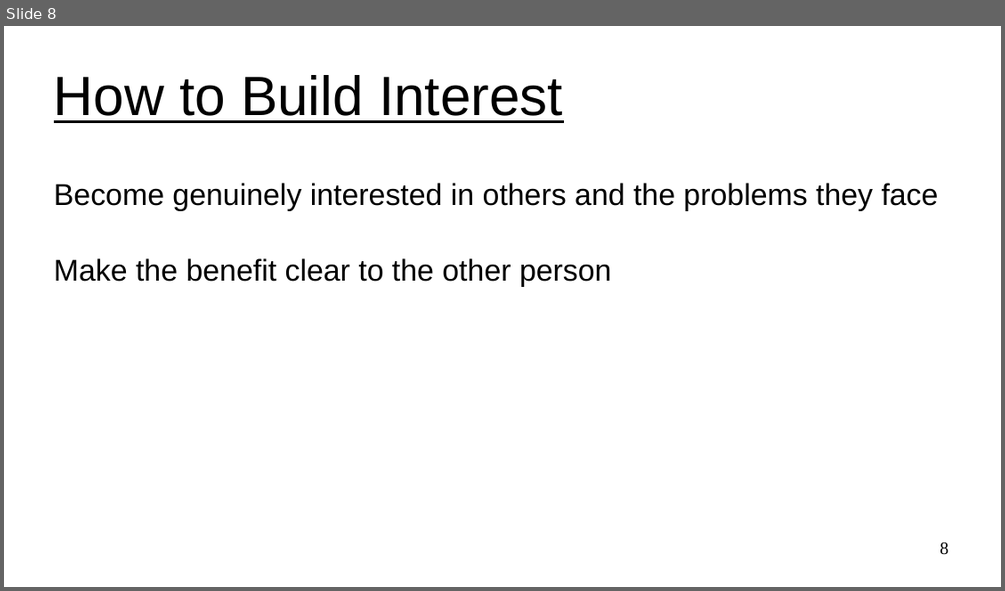
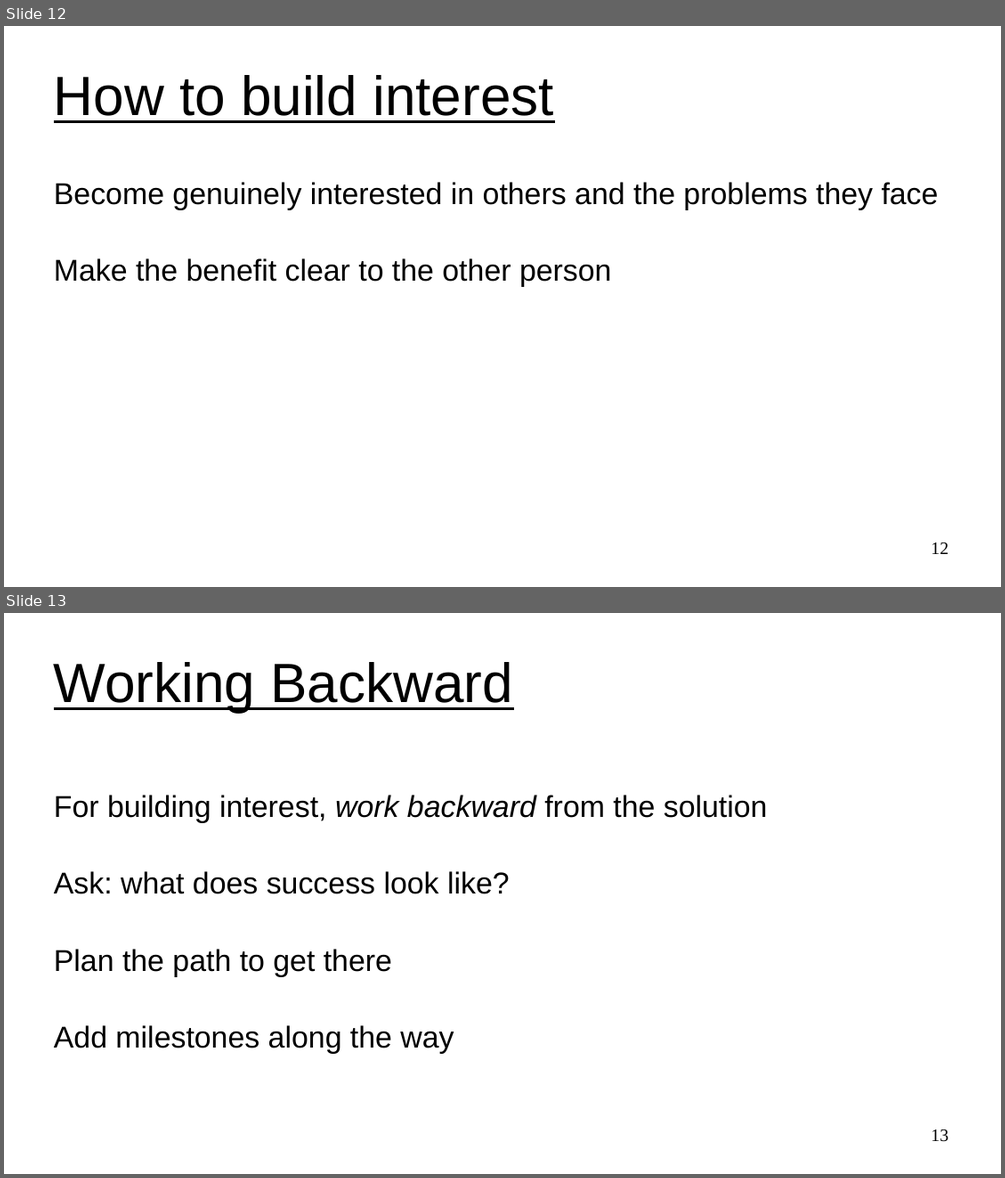
Before and after one commit to UVADS/ds6011, a slide deck: 05_influence.ppt. Shown one above the other, each under a label of ours: slide 8 before the commit, slides 12 and 13 after it. The pictures are 1005x591 and 1005x1178 pixels, drawn with LibreOffice and Linux fonts; fonts in the diff are those of the drawing. Boxes give left, top, right and bottom in pixels: in the first picture for what was removed or moved away, otherwise in the second. Text is boxed around its words. In the diff, an @@ line names an element or a change of style, - is before the commit and + after.

```diff
--- a/05_influence.ppt
+++ b/05_influence.ppt
@@ slide 13 added at (4,613,1001,1174), background #FFFFFF @@
@@ title added at (54,662,513,712), 44 pt, text #000000, underline @@
+Working Backward
@@ subtitle added at (54,795,768,1054), 24 pt, text #000000 @@
+For building interest, work backward from the solution
+Ask: what does success look like?
+Plan the path to get there
+Add milestones along the way
@@ page number added at (930,1129,948,1142), 14 pt, text #000000 @@
+13
@@ what was slide 8 is now slide 12 @@
@@ slide 12 changed as well @@
@@ title at (54,75,553,123): text changed @@
-How to Build Interest
+How to build interest
@@ page number at (930,542,948,554): text changed @@
-8
+12
```
Also in this commit, not shown: 4 other slides changed, 5 other slides added, 2 slides removed, 1 other file.
